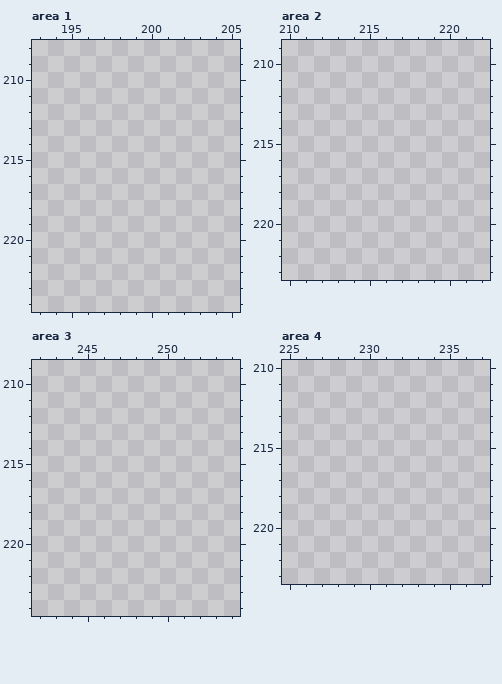
File history of a pixel-art file, src/concept/sprite/plants.aseprite. Above: the version before the commit.
256x256 pixels, 1 frame. Colours within 5 levels of each other are drawn and written as one. Shown: area 1: x 193..205, y 208..224; area 2: x 210..222, y 209..223; area 3: x 242..254, y 209..224; area 4: x 225..237, y 210..223. The commit also changed other parts of the picture, which this record leaves out.
The same view after the edit:
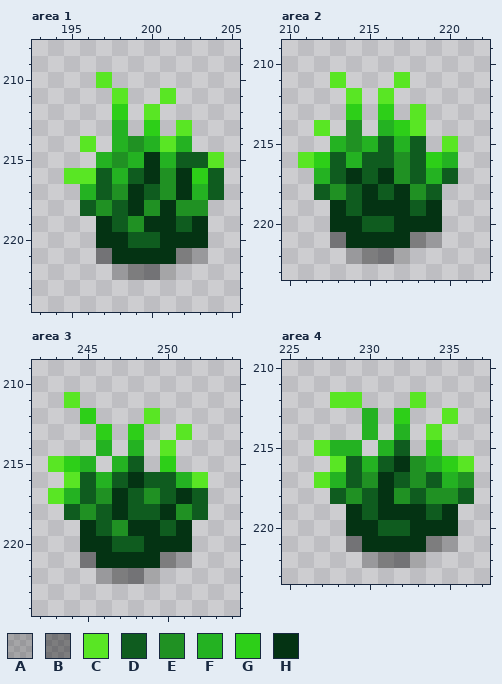
Palette (. is transparent): A #00000032  B #00000064  C #59e624  D #0f5c1f  E #209123  F #24b222  G #2dcf18  H #043313
From old to new:
Changed rows in their new state; - is an unchanged pixel.
Area 1, layer "Layer 1":
first column x 195:
210 --C-------
211 ---C--C---
212 ---G-C----
213 ---F-G-C--
214 -C-FEFCF--
215 --FEFHFDDC
216 CCDFDHEHGD
217 -FDEHDEHFD
218 -DEDHEHEE-
219 --HDEHHDH-
220 --HHDDHHH-
221 --BHHHHBA-
222 ---ABBA---
Area 2, layer "Layer 1":
first column x 211:
211 --C---C---
212 ---C-C----
213 ---G-G-C--
214 -C-E-FGC--
215 --FEFDFD-C
216 CGDFDDEDGF
217 -FDHDHEDFD
218 -DEDHDHED-
219 --HDHHHDH-
220 --HHDDHHH-
221 --BHHHHBA-
222 ---ABBA---
Area 3, layer "Layer 1":
first column x 243:
211 -C--------
212 --G---C---
213 ---G-G--C-
214 ---F-F-C--
215 CGF-FD-G--
216 -CDFDHDDFC
217 CFDEHDEDHD
218 -DEDHDDHED
219 --HDEHHDH-
220 --HHDDHHH-
221 --BHHHHBA-
222 ---ABBA---
Area 4, layer "Layer 1":
first column x 227:
212 -CC---C---
213 ---F-G--C-
214 ---F-F-C--
215 CFF-FD-G--
216 -CDFDHEFGC
217 CFDEHDEDFE
218 -DEDHEDEED
219 --HDHHHDH-
220 --HHDDHHH-
221 --BHHHHBA-
222 ---ABBA---
